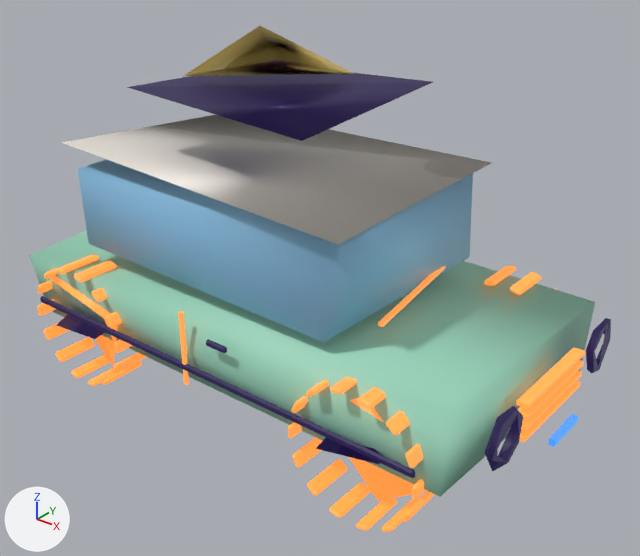
One commit to the glTF model public/models/lod2/car_b.glb: the scene before it, then after it.
Rendered twice from a 50 mm lens placed at (3.413, -4.022, 3.341), pointed at (0.207, -0.015, 0.856). Arrows for +X, +Y and +Z are at lower left; the lights stay in place. The older version comes first. Where no turn or scale is listed for an object, it has been applied to the vertices. Vertices at exactly the same position are counted once.

Objects in the first picture: 'car_b'.
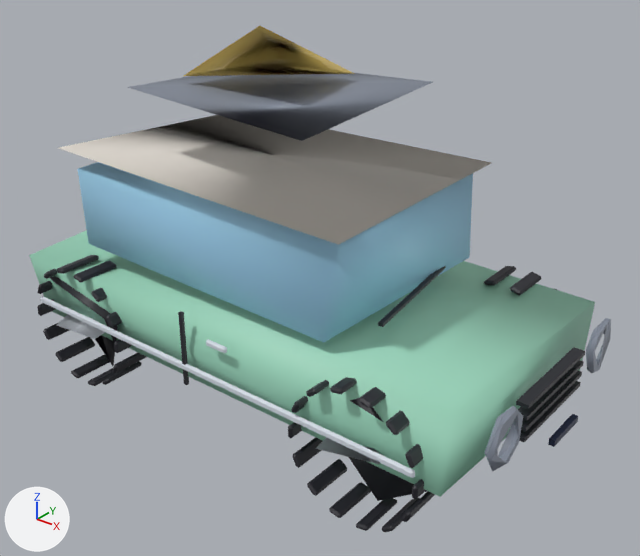
Pixel boxes (x1, y1, x2, y2) of what changed, in the pictures (640 x 556 px; the box of a moved part takes in the faces that stretch with it):
'car_b', reshaped, surface changed
    both: (29, 26, 611, 532)
part 1 of me_car_b_003, moved or reshaped
    before: (62, 115, 491, 245)
    after: (59, 115, 491, 245)
part 2 of me_car_b_003, surface changed
    both: (37, 58, 611, 532)

The change in detail:
me_car_b_003 has 1637 vertices, 2935 faces and spans x -1.94..1.94, y -0.97..0.97, z -1.16..1.16.
me_car_b_003 is used by ob_car_b; location (0.0, -0.005, 1.138).
Part 1, on me_car_b_003:
Vertex 19 of me_car_b_003 moves from (-1.3, -0.77, 0.51) at pixel (61, 142) to (-1.28, -0.82, 0.49).
me_car_b_003 part 2: texture (UV) coordinates of 2935 of 2935 faces, centred in x -1.94..1.94, y -0.95..0.96, z -1.14..1.1, changed; they spanned u 0.06..0.81, v 0.38..0.87 and now span u 0.06..0.81, v 0.1..0.9.
